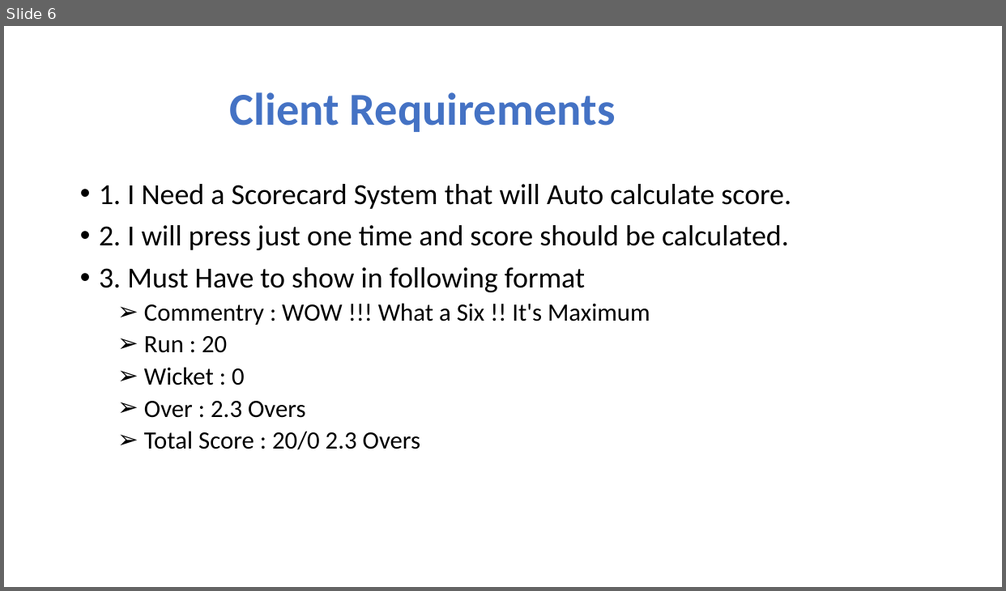
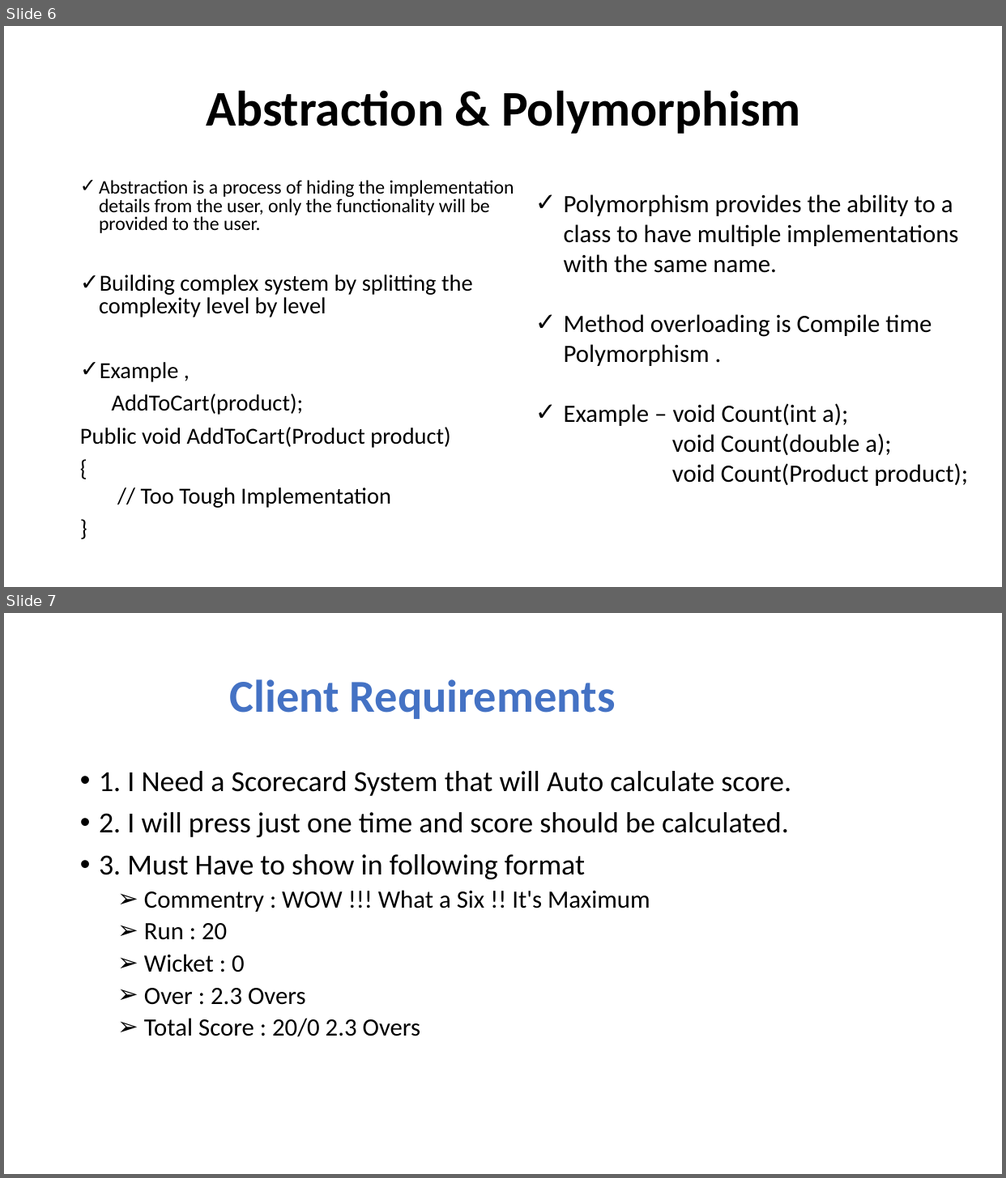
Before and after one commit to zahidbiscj/Cricket-Scorecard-Console-App-CSharp, a slide deck: Why OOP.pptx. Shown one above the other, each under a label of ours: slide 6 before the commit, slides 6 and 7 after it. The pictures are 1006x591 and 1006x1178 pixels, drawn with LibreOffice and Linux fonts; fonts in the diff are those of the drawing. Boxes give left, top, right and bottom in pixels: in the first picture for what was removed or moved away, otherwise in the second. Text is boxed around its words. In the diff, an @@ line names an element or a change of style, - is before the commit and + after.

```diff
--- a/Why OOP.pptx
+++ b/Why OOP.pptx
@@ slide 6 added at [4, 26, 1002, 587], background #FFFFFF @@
@@ title added at [206, 90, 801, 134], 48 pt, text #000000, bold @@
+Abstraction & Polymorphism
@@ text added at [80, 180, 514, 508], 22.2 pt, text #000000 @@
+✓ Abstraction is a process of hiding the implementation details from the user, only the functionality will be provided to the user.
+✓ Building complex system by splitting the complexity level by level
+✓ Example ,
+AddToCart(product);
+Public void AddToCart(Product product)
+{
+  // Too Tough Implementation
+}
@@ text added at [564, 194, 968, 486], 24 pt, text #000000 @@
+✓ Polymorphism provides the ability to a class to have multiple implementations with the same name.
+✓ Method overloading is Compile time Polymorphism .
+✓ Example – void Count(int a);
+void Count(double a);
+void Count(Product product);
@@ what was slide 6 is now slide 7 @@
```
Also in this commit, not shown: 2 slides changed, 3 other files.
